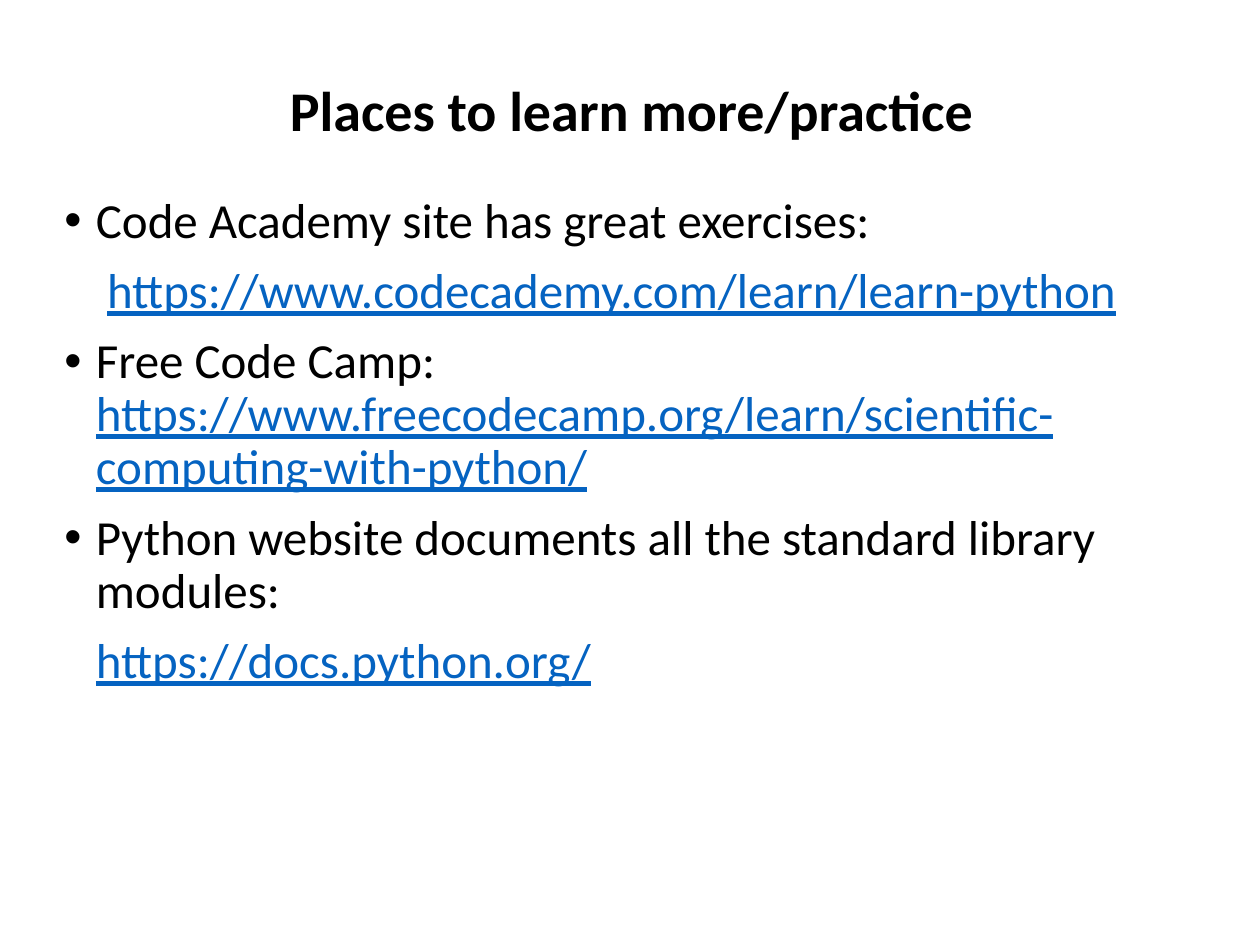
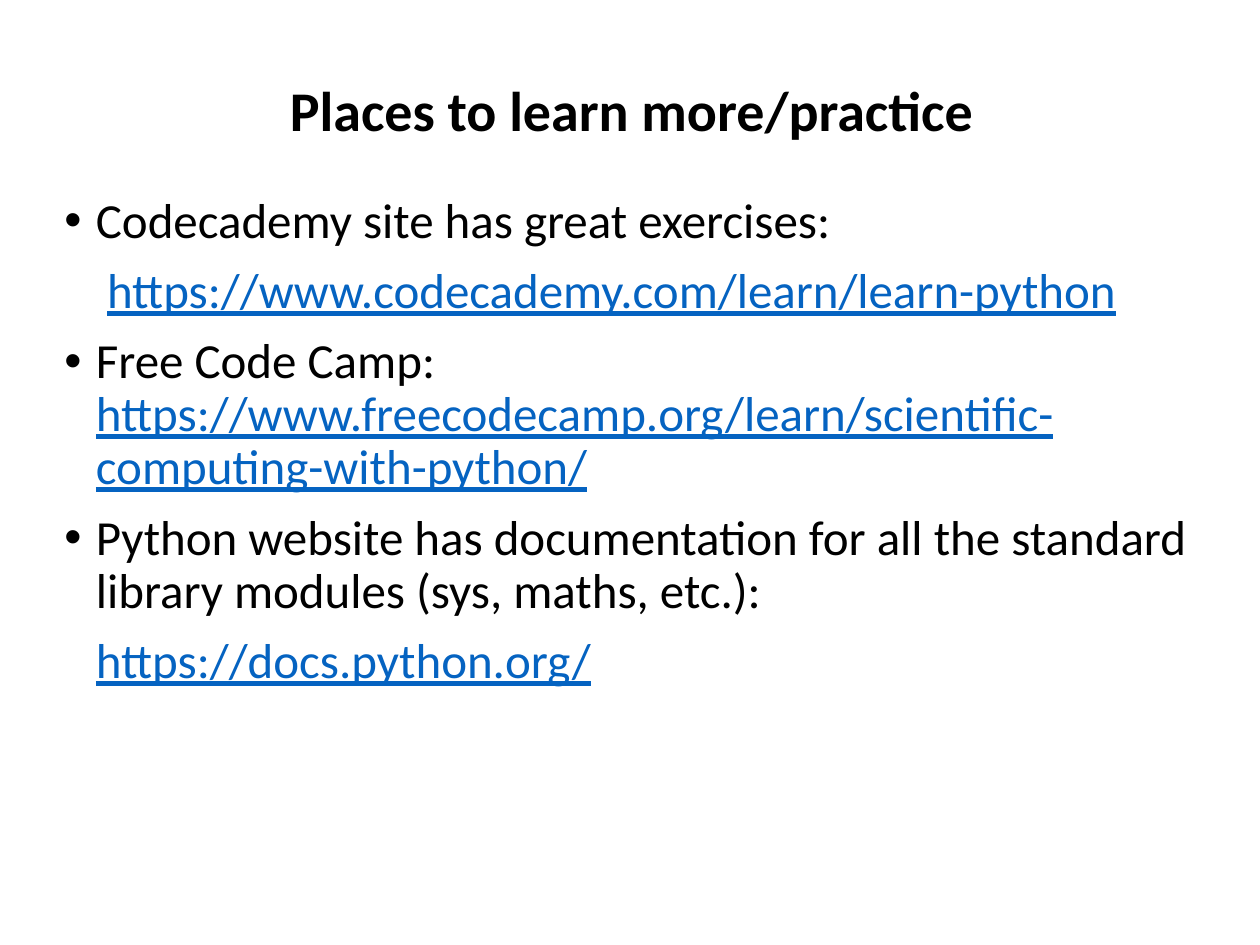
Before and after one commit to ncasuk/ncas-isc, a slide deck: slide 12 of python/presentations/learning_python/python_conclusion.pptx. Drawn at 1260x945 pixels with LibreOffice and Linux fonts; fonts in the diff are those of the drawing; background and template pictures are left out. Boxes give left, top, right and bottom in pixels: in the first picture for what was removed or moved away, otherwise in the second. Text is boxed around its words. In the diff, an @@ line names an element or a change of style, - is before the commit and + after.

Commit message:
conclusion slide

```diff
--- a/python/presentations/learning_python/python_conclusion.pptx
+++ b/python/presentations/learning_python/python_conclusion.pptx
@@ text at (96, 204, 830, 247): text changed @@
-• Code Academy site has great exercises:
+• Codecademy site has great exercises:
@@ text at (96, 521, 1186, 616): text changed @@
-• Python website documents all the standard library modules:
+• Python website has documentation for all the standard library modules (sys, maths, etc.):
```
